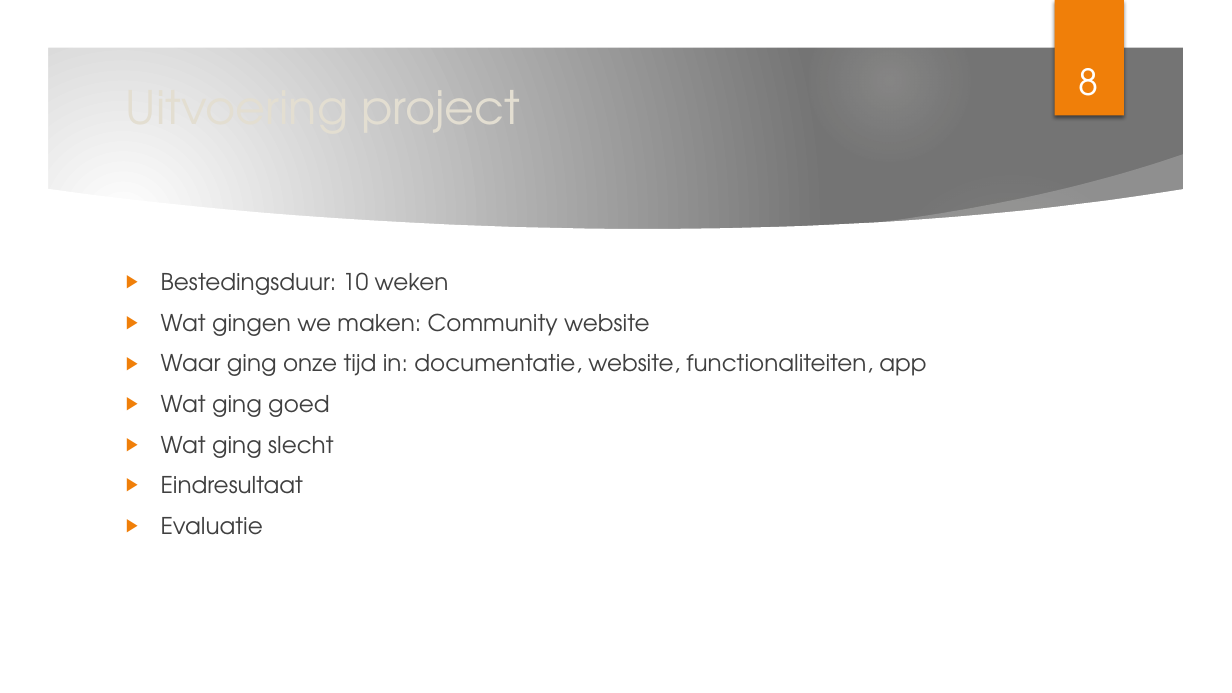
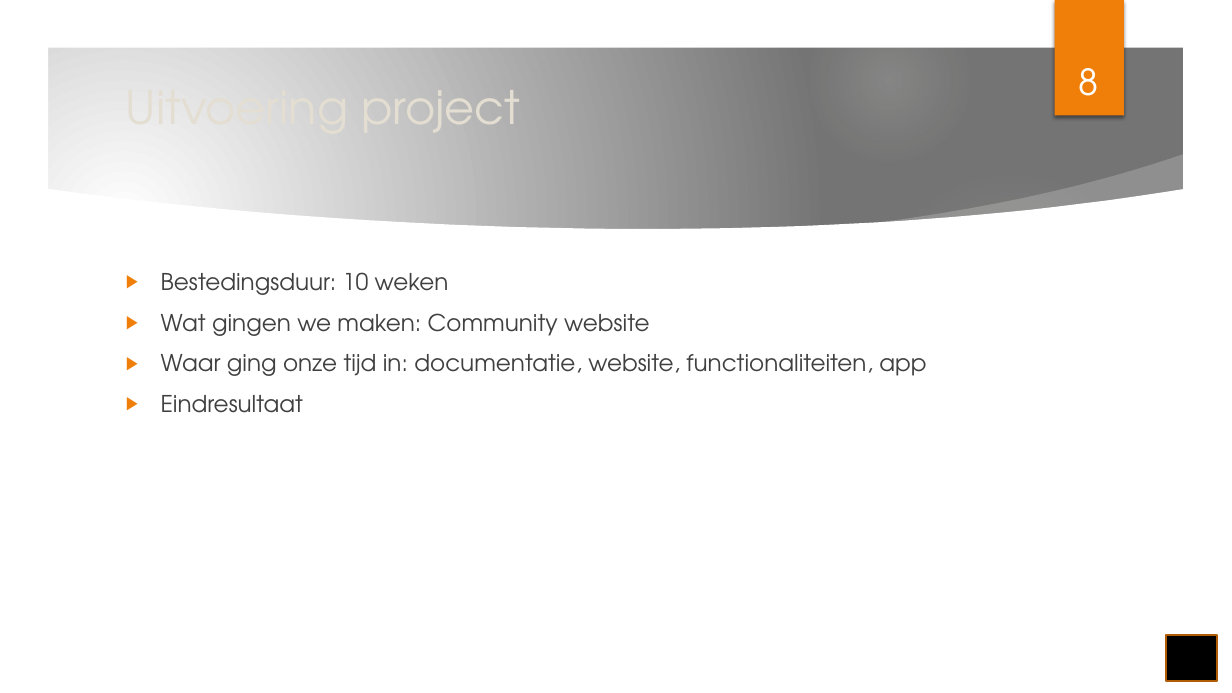
Before and after one commit to OfficialRaiiZeR/Proftaak-biocodegaming-web, a slide deck: slide 8 of documents/verslag/BioCodeGaming.pptx. Drawn at 1232x693 pixels with LibreOffice and Linux fonts; fonts in the diff are those of the drawing; background and template pictures are left out. Boxes give left, top, right and bottom in pixels: in the first picture for what was removed or moved away, otherwise in the second. Text is boxed around its words. In the diff, an @@ line names an element or a change of style, - is before the commit and + after.

```diff
--- a/documents/verslag/BioCodeGaming.pptx
+++ b/documents/verslag/BioCodeGaming.pptx
@@ text at box(161, 395, 333, 458): paragraphs removed @@
-▶ Wat ging goed
-▶ Wat ging slecht
@@ text at box(161, 517, 263, 535): paragraph removed @@
-▶ Evaluatie
@@ rectangle added at box(1166, 635, 1217, 681), fill #000000, outline #B25E07 1.5 pt @@
```
Also in this commit, not shown: 8 other slides changed, 1 slide added.
